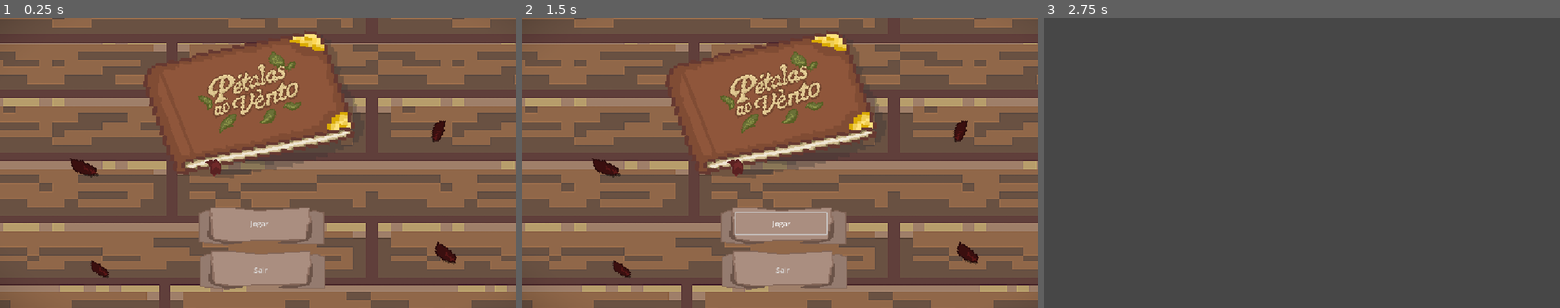
Above: before the commit, frames 1-3 (left to right).
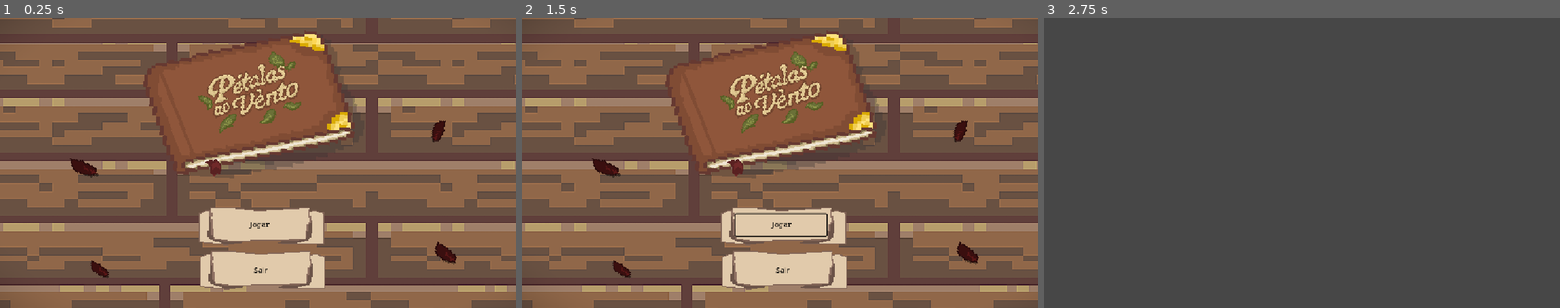
Above: after the commit, the same moments.

Repository: juacunha/rosa-e-margarida
Game: Godot game, scene res://Scenes/main.tscn
Two runs of this game, one before a commit and one after it. Both use one fixed random seed, a clock stepped at 60 frames per second and the inputs below. Sound files missing from this copy of the repository are replaced by a short silence.
Inputs (mouse positions are in pixels of both pictures, inside the frame that each line leads up to):
- Up to frame 1 (0.25 s): no input
- Up to frame 2 (1.5 s): click "Jogar" at 0.5 s; click "Jogar" at 1.25 s
- Up to frame 3 (2.75 s): tap Enter (enter) at 2, 2.1 s; move the mouse to (1415, 148) at 2.02 s; hold D (right) from 2.03 s (still down); click (1415, 148) at 2.17 s

The runs differ from the first frame. In frame 1, 4.8% of the frame differs, in the area x 38-63%, y 65-94%; in frame 2, 4.8%; in frame 3, nothing differs.

Commit message:
menu

Diff:
--- a/Screens/menu.tscn
+++ b/Screens/menu.tscn
@@ -8,6 +8,13 @@
 [ext_resource type="Texture2D" uid="uid://di1qi1vr2juo1" path="res://Assets/menu/livro.png" id="5_oawtx"]
 [ext_resource type="Texture2D" uid="uid://bwvfojs87tecx" path="res://Assets/menu/logo.png" id="6_el75v"]
 [ext_resource type="Texture2D" uid="uid://1a0jsdfpreby" path="res://Assets/menu/aaa2.png" id="8_n8lv8"]
+
+[sub_resource type="FontFile" id="FontFile_n8lv8"]
+cache/0/16/0/ascent = 0.0
+cache/0/16/0/descent = 0.0
+cache/0/16/0/underline_position = 0.0
+cache/0/16/0/underline_thickness = 0.0
+cache/0/16/0/scale = 1.0
 
 [node name="Menu" type="Control"]
 layout_mode = 3
@@ -41,15 +48,19 @@
 texture = ExtResource("4_w6p7k")
 
 [node name="Iniciar2" type="Button" parent="." groups=["botoes_click_menu"]]
+modulate = Color(0, 0, 0, 1)
+self_modulate = Color(0, 0, 0, 1)
 layout_mode = 0
-offset_left = 475.5
-offset_top = 435.0
-offset_right = 679.5
-offset_bottom = 483.0
+offset_left = 476.0
+offset_top = 438.0
+offset_right = 680.0
+offset_bottom = 486.0
+theme_override_fonts/font = SubResource("FontFile_n8lv8")
 text = "Jogar"
 flat = true
 
 [node name="Sair" type="Button" parent="." groups=["botoes_click_menu"]]
+modulate = Color(0, 0, 0, 1)
 layout_mode = 0
 offset_left = 478.5
 offset_top = 539.0
Binary file changed: Assets/menu/aaa.png
Not shown: 1 places in Screens/menu.tscn that only renumber resources
